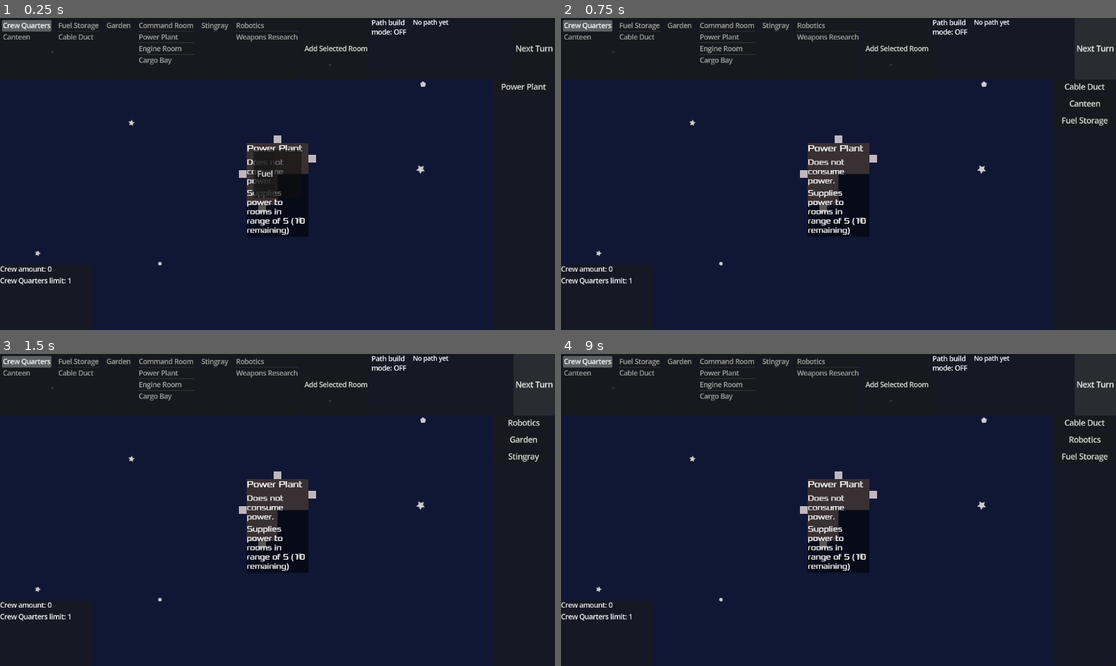
Above: before the commit, frames 1-4 (two rows, left to right).
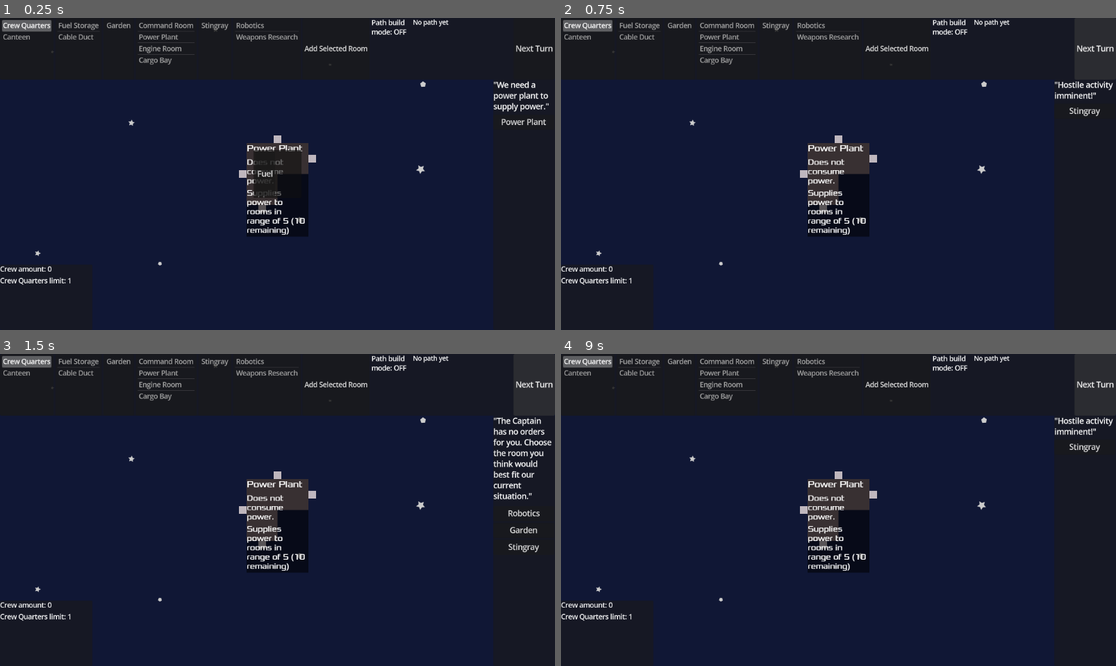
Above: after the commit, the same moments.

Repository: juhanikat/mothership
Game: Godot game, scene res://scenes/main.tscn
Same seed, same stepped clock (60 frames per second), same inputs: the game is played once before the commit and once after it.
Inputs:
- Up to frame 1 (0.25 s): no input
- Up to frame 2 (0.75 s): click "Next Turn" at 0.5 s
- Up to frame 3 (1.5 s): click "Next Turn" at 1.25 s
- Up to frame 4 (9 s): click "Add Selected Room" at 2 s; click "Robotics" at 2.75 s; click "Garden" at 3.5 s; click "Stingray" at 4.25 s; click "Add Selected Room" at 5 s; click "Robotics" at 5.75 s; click "Garden" at 6.5 s; click "Stingray" at 7.25 s; click "Add Selected Room" at 8 s; click "Next Turn" at 8.75 s

The runs differ from the first frame. In frame 1, 0.5% of the frame differs, in the area x 88-99%, y 20-35%; in frame 2, 0.5%; in frame 3, 1.1%, in the area x 88-100%, y 20-64%; in frame 4, 0.5%.

Commit message:
show description of orders in right panel, add some new orders

Diff:
--- a/captain/CaptainData.gd
+++ b/captain/CaptainData.gd
@@ -10,7 +10,7 @@
 enum StartingOrder {POWER_PLANT_ORDER, ENGINE_ROOM_ORDER, FUEL_STORAGE_ORDER, COMMAND_ROOM_ORDER}
 
 # The normal orders.
-enum Order {NEUTRAL_ORDER, COMBAT_ORDER, CREW_ORDER}
+enum Order {NEUTRAL_ORDER, COMBAT_WARNING_ORDER, COMBAT_CRITICAL_ORDER, CREW_ORDER}
 
 const ROOMS = RoomData.RoomType
 # If an order has a "room_category" array, then any room that is in those categories can appear.
@@ -23,7 +23,8 @@
 const starting_orders = [_power_plant_order, _engine_room_order, _fuel_storage_order, _command_room_order]
 
 const orders = {Order.NEUTRAL_ORDER: _neutral_order,
-				Order.COMBAT_ORDER: _neutral_order
+				Order.COMBAT_WARNING_ORDER: _combat_warning_order,
+				Order.COMBAT_CRITICAL_ORDER: _combat_critical_order
 				}
 
 
@@ -61,10 +62,18 @@
 	"choose_from": 3
 	}
 
-const _combat_order = {
-	"description": "The Captain has no orders for you. Choose the room you think would best fit our current situation.",
-	"rooms": [
-		ROOMS.CREW_QUARTERS,
+const _combat_warning_order = {
+	"description": "We've picked up some potentially hostile activity nearby.",
+	"room_categories": [
+		ROOM_CATEGORIES.COMBAT_ROOM,
 	],
 	"choose_from": 3
 	}
+
+const _combat_critical_order = {
+	"description": "Hostile activity imminent!",
+	"room_categories": [
+		ROOM_CATEGORIES.COMBAT_ROOM,
+	],
+	"choose_from": 3
+	}
--- a/captain/room_selection.gd
+++ b/captain/room_selection.gd
@@ -1,6 +1,8 @@
 extends CanvasLayer
 class_name RoomSelection
 
+
+@export var order_description_label: RichTextLabel
 @export var room_container: VBoxContainer
 @onready var main: Node2D = get_tree().root.get_node("Main")
 
@@ -12,7 +14,9 @@
 
 
 ## Adds one or more room buttons to the side panel (change this to have pictures of the rooms later).
-func add_room_buttons(room_data_array: Array[Dictionary]) -> void:
+## Also show the description of the order.
+func show_order(description: String, room_data_array: Array[Dictionary]) -> void:
+	order_description_label.text = "\"%s\"" % [description]
 	for room_data in room_data_array:
 		var new_room_button = Button.new()
 		new_room_button.text = room_data["room_name"]
--- a/captain/room_selection.tscn
+++ b/captain/room_selection.tscn
@@ -2,9 +2,10 @@
 
 [ext_resource type="Script" uid="uid://dmq65ad0ipcv4" path="res://captain/room_selection.gd" id="1_ayfju"]
 
-[node name="RoomSelection" type="CanvasLayer" node_paths=PackedStringArray("room_container")]
+[node name="RoomSelection" type="CanvasLayer" node_paths=PackedStringArray("order_description_label", "room_container")]
 script = ExtResource("1_ayfju")
-room_container = NodePath("SidePanel/RoomContainer")
+order_description_label = NodePath("SidePanel/VBoxContainer/OrderDescription")
+room_container = NodePath("SidePanel/VBoxContainer/RoomContainer")
 
 [node name="SidePanel" type="PanelContainer" parent="."]
 anchors_preset = -1
@@ -14,5 +15,12 @@
 anchor_bottom = 1.0
 metadata/_edit_use_anchors_ = true
 
-[node name="RoomContainer" type="VBoxContainer" parent="SidePanel"]
+[node name="VBoxContainer" type="VBoxContainer" parent="SidePanel"]
 layout_mode = 2
+
+[node name="OrderDescription" type="RichTextLabel" parent="SidePanel/VBoxContainer"]
+layout_mode = 2
+fit_content = true
+
+[node name="RoomContainer" type="VBoxContainer" parent="SidePanel/VBoxContainer"]
+layout_mode = 2
--- a/scenes/main.gd
+++ b/scenes/main.gd
@@ -45,7 +45,7 @@
 	var first_order = CaptainFunctions.next_starting_order()
 	var possible_rooms: Array[Dictionary]
 	possible_rooms.assign(first_order.selected_rooms)
-	room_selection.add_room_buttons(possible_rooms)
+	room_selection.show_order(first_order.description, possible_rooms)
 
 	GlobalSignals.crew_added.connect(_on_crew_added)
 	GlobalSignals.crew_removed.connect(_on_crew_removed)
@@ -171,7 +171,7 @@
 	var possible_rooms: Array[Dictionary]
 	possible_rooms.assign(next_order.selected_rooms)
 	room_selection.clear_room_buttons()
-	room_selection.add_room_buttons(possible_rooms)
+	room_selection.show_order(next_order.description, possible_rooms)
 
 
 func cut_room_shape_from_nav_region(room: Room, connectors: Array[Connector]) -> void:
Not shown, changed: design.txt
